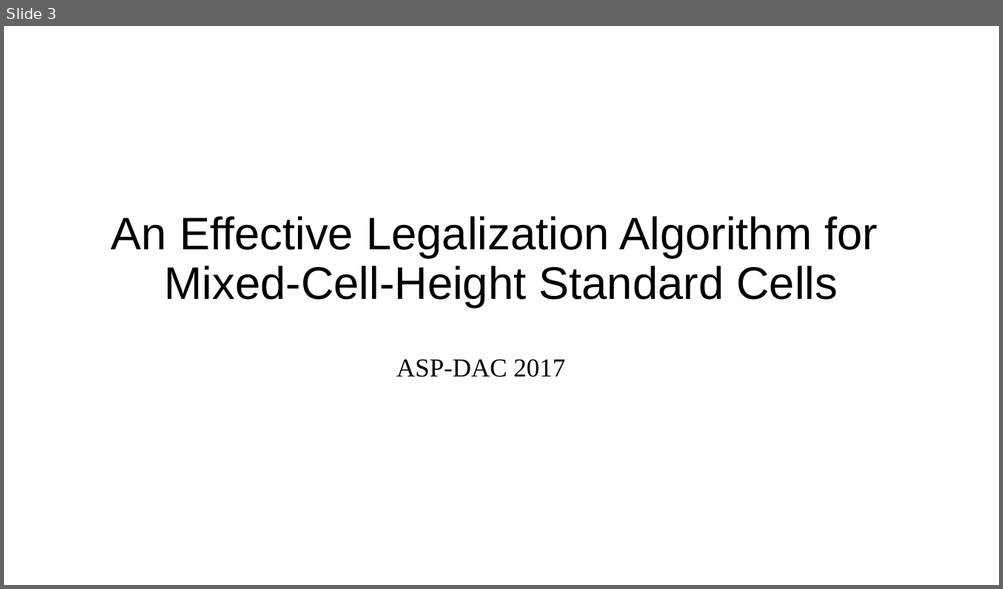
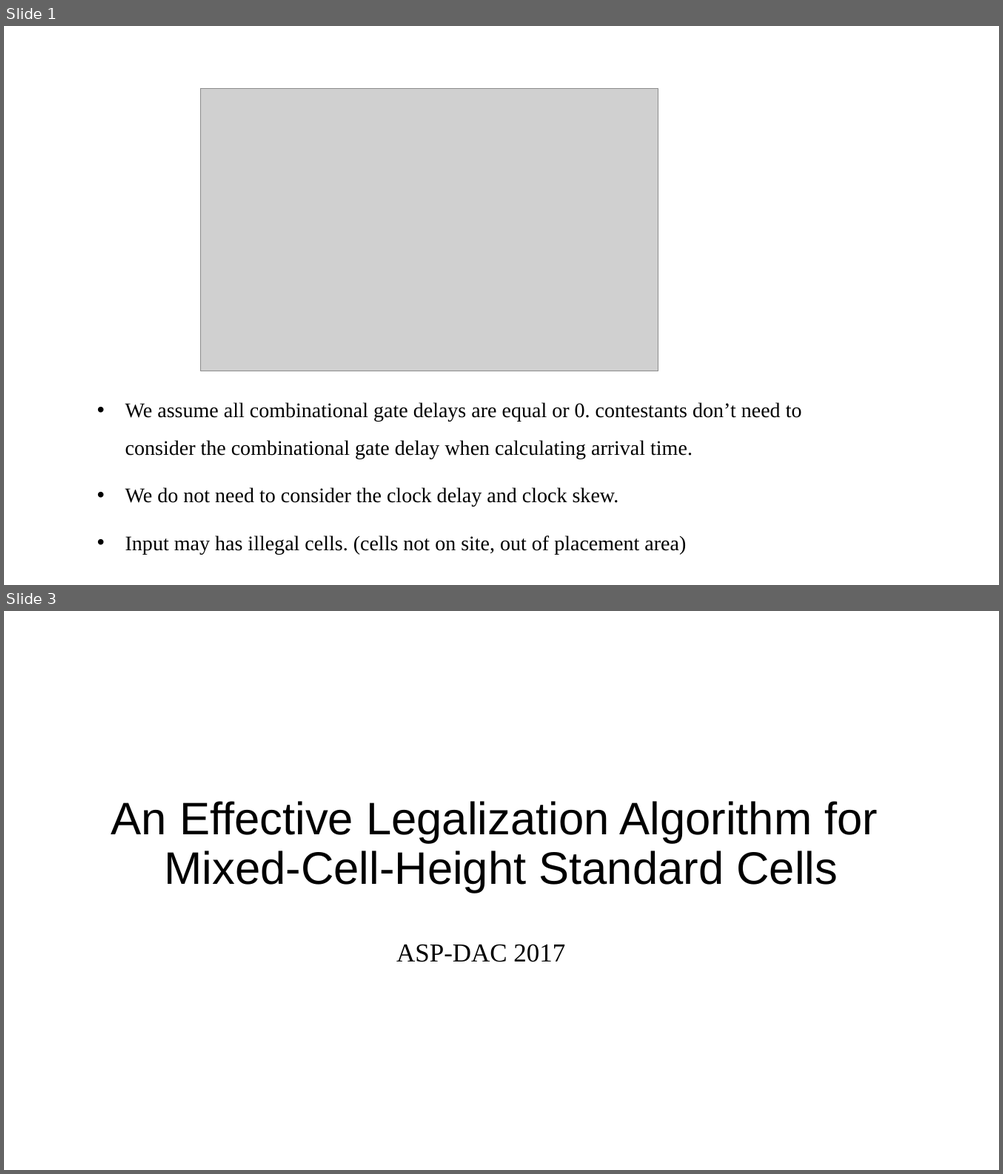
Before and after one commit to demon02130101/Lab, a slide deck: ICCAD/進度報告/0418.pptx. Shown one above the other, each under a label of ours: slide 3 before the commit, slides 1 and 3 after it; the slides between them are not shown. The pictures are 1003x589 and 1003x1174 pixels, drawn with LibreOffice and Linux fonts; fonts in the diff are those of the drawing; grey boxes stand for pictures. Boxes give left, top, right and bottom in pixels: in the first picture for what was removed or moved away, otherwise in the second. Text is boxed around its words. In the diff, an @@ line names an element or a change of style, - is before the commit and + after.

```diff
--- a/ICCAD/進度報告/0418.pptx
+++ b/ICCAD/進度報告/0418.pptx
@@ slide 1 added at (4,26,999,585), background #FFFFFF @@
@@ picture added at (200,89,658,372) @@
@@ text added at (125,403,802,554), 20 pt, text #000000 @@
+• We assume all combinational gate delays are equal or 0. contestants don’t need to consider the combinational gate delay when calculating arrival time.
+• We do not need to consider the clock delay and clock skew.
+• Input may has illegal cells. (cells not on site, out of placement area)
```
Also in this commit, not shown: 1 slide changed, 5 other slides added, 2 slides removed, 5 other files.
